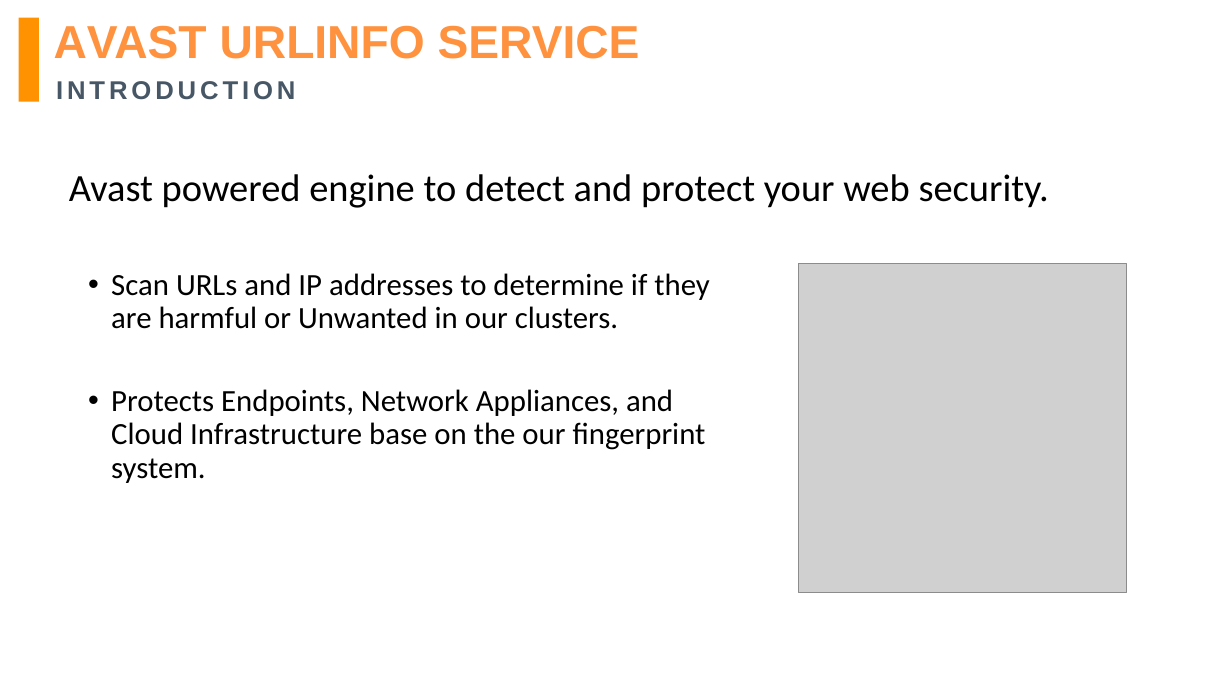
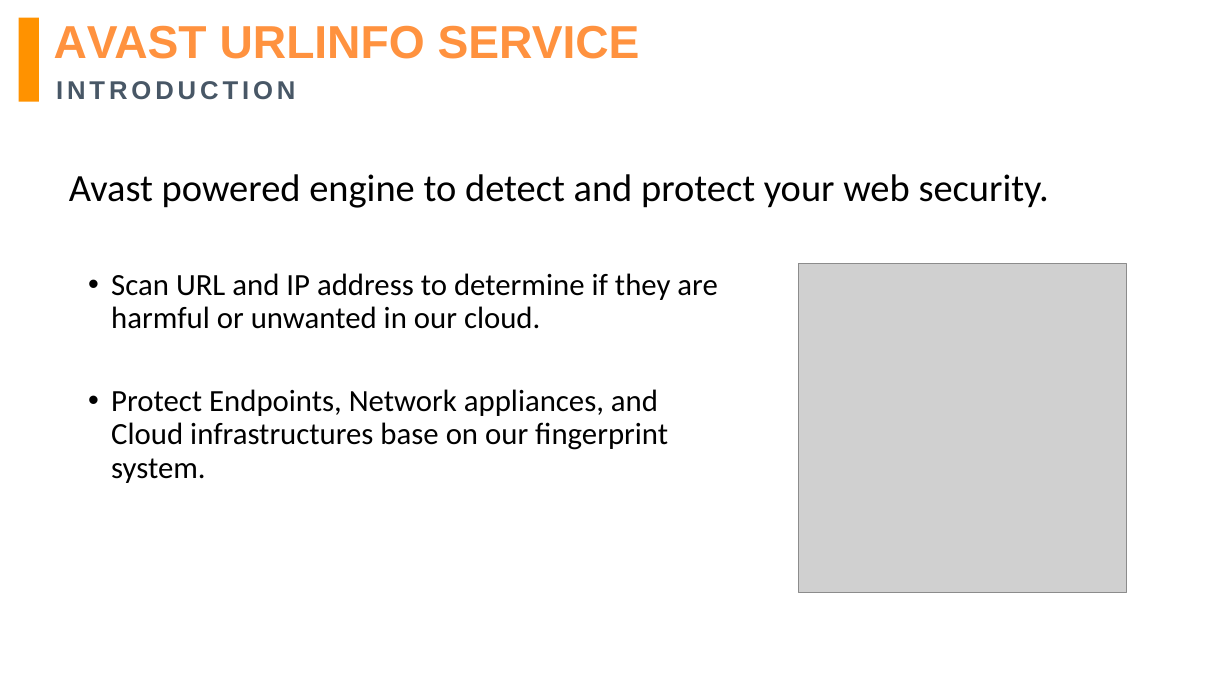
Before and after one commit to jacqbb/webscan, a slide deck: slide 10 of urlinfo_presentation.pptx. Drawn at 1232x693 pixels with LibreOffice and Linux fonts; fonts in the diff are those of the drawing; grey boxes stand for pictures; background and template pictures are left out. Boxes give left, top, right and bottom in pixels: in the first picture for what was removed or moved away, otherwise in the second. Text is boxed around its words. In the diff, an @@ line names an element or a change of style, - is before the commit and + after.

```diff
--- a/urlinfo_presentation.pptx
+++ b/urlinfo_presentation.pptx
@@ text at (111,273,717,483): text changed @@
-• Scan URLs and IP addresses to determine if they are harmful or Unwanted in our clusters.
-• Protects Endpoints, Network Appliances, and Cloud Infrastructure base on the our fingerprint system.
+• Scan URL and IP address to determine if they are harmful or unwanted in our cloud.
+• Protect Endpoints, Network appliances, and Cloud infrastructures base on our fingerprint system.
```
Also in this commit, not shown: 12 other slides changed, 1 other file.
